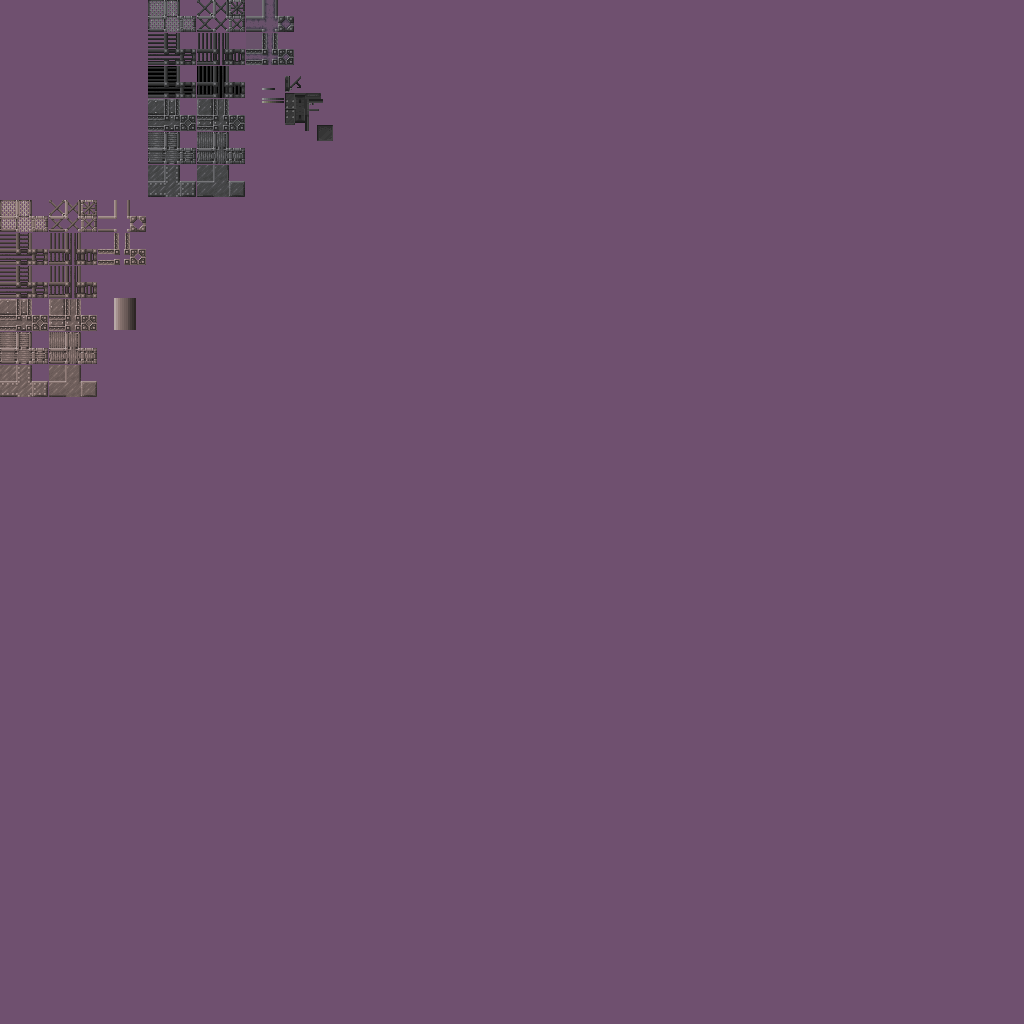
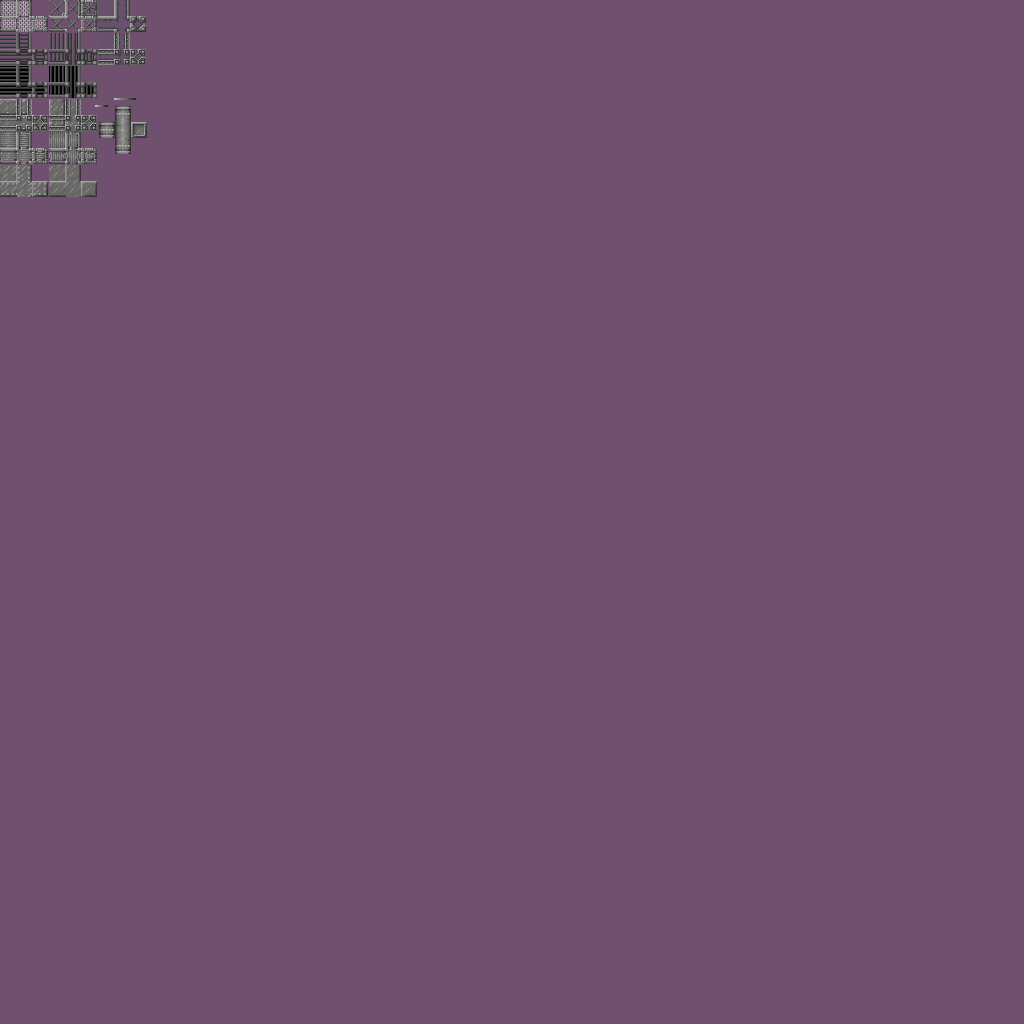
Layer changes from the first 1024×1024 image to the second:
hid group "Color Experimentation" (1st of 2) (4 layers) over [0,0,333,397]
removed layer "Background" (1st of 3, in "Color Experimentation") from group "Color Experimentation" over [274,76,333,141]
painted on "Gray Original Palette" (1st of 7, in "Color Experimentation") over [142,0,333,264]
painted on "Gray Original Palette" (2nd of 7, in "Color Experimentation") over [0,0,333,397]
hid group "Rust Experimentation" (4 layers) over [0,192,245,397]
painted on "Gray Original" (2nd of 5, in "Rust Experimentation") over [0,192,245,397]
showed group "Control" (1st of 2) (3 layers) over [0,0,333,397]
renamed "Background" to "Gray Original Palette", painted on it over [0,0,333,397]
painted on "Gray Original Palette" (6th of 7, in "Control") over [0,0,333,397]
painted on "Gray Original" (4th of 5, in "Control") over [0,0,333,397]
painted on "Background" over [0,0,333,397]
